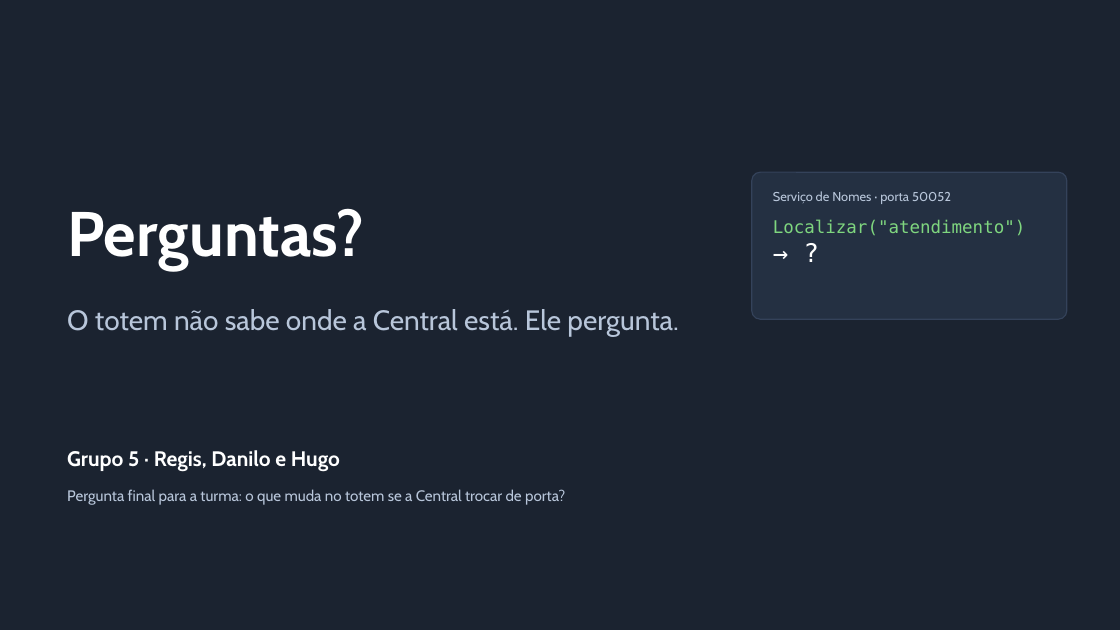
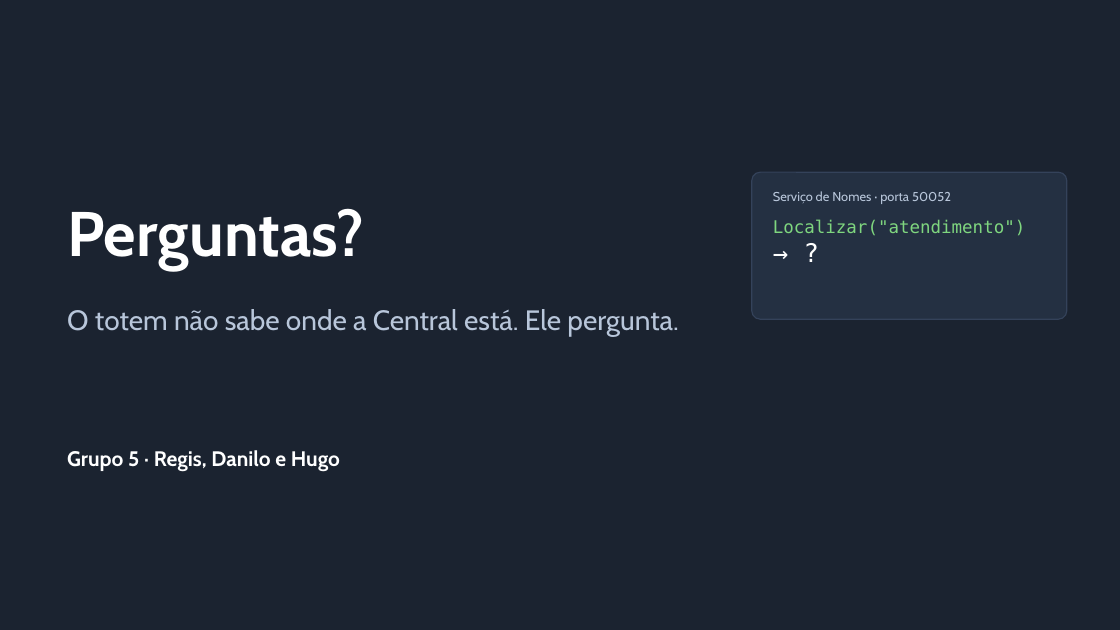
Before and after one commit to hugbrl09/servico-de-nomes-grpc, a slide deck: slide 18 of docs/Grupo5_Servico_de_Nomes_v2.pptx (slide 19 before the commit). Drawn at 1120x630 pixels with LibreOffice and Linux fonts; fonts in the diff are those of the drawing. Boxes give left, top, right and bottom in pixels: in the first picture for what was removed or moved away, otherwise in the second. Text is boxed around its words. In the diff, an @@ line names an element or a change of style, - is before the commit and + after.

Commit message:
Atualiza slides da apresentação (v2)
Revisão do arquivo Grupo5_Servico_de_Nomes_v2.pptx: remoção do slide sobre o PROMPTS.md (deck ajustado para 18 slides), simplificação de títulos nas seções de implementação, execução e perguntas, e ajustes no slide final de dúvidas.

```diff
--- a/docs/Grupo5_Servico_de_Nomes_v2.pptx
+++ b/docs/Grupo5_Servico_de_Nomes_v2.pptx
@@ text removed at <box>67,489,565,505</box> @@
-Pergunta final para a turma: o que muda no totem se a Central trocar de porta?
```
Also in this commit, not shown: 5 other slides changed, 1 slide removed.
